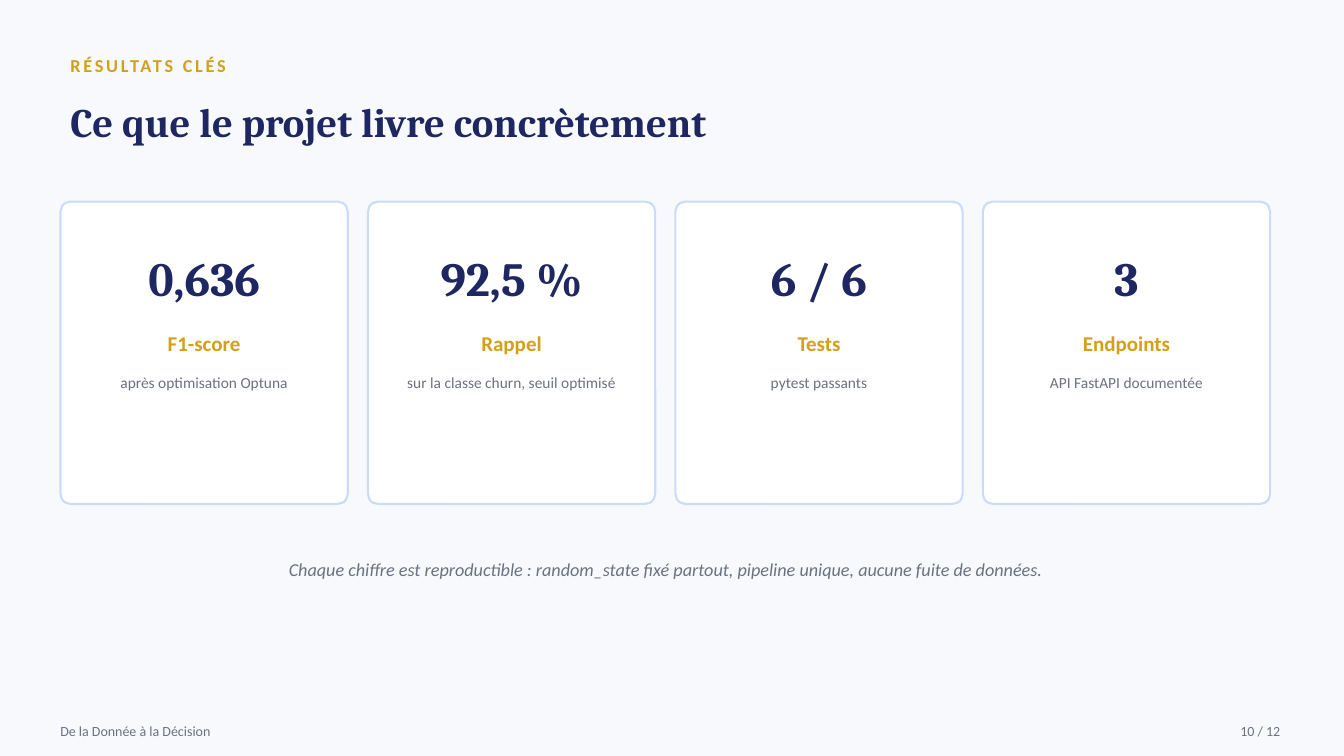
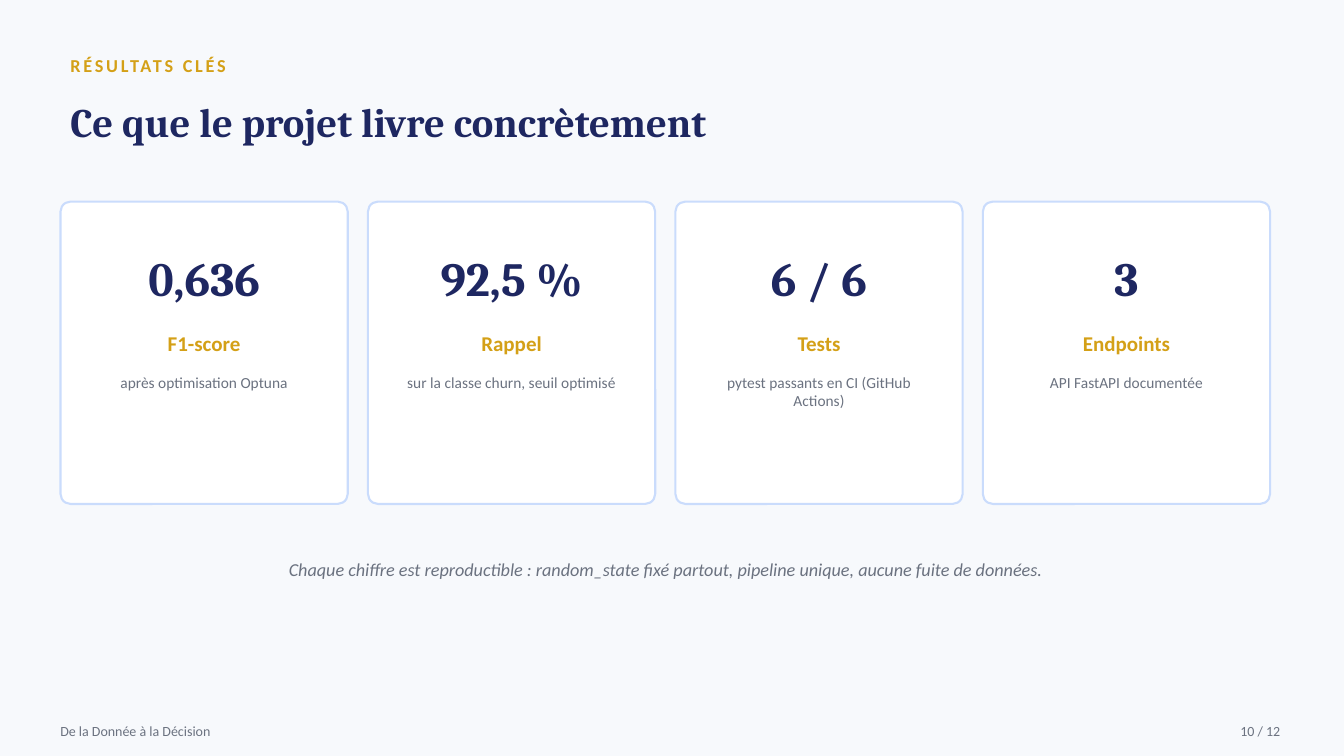
Before and after one commit to MOURTALLAGUEYE/de-la-donnee-a-la-decision, a slide deck: slide 10 of De_la_Donnee_a_la_Decision_Slides.pptx. Drawn at 1344x756 pixels with LibreOffice and Linux fonts; fonts in the diff are those of the drawing. Boxes give left, top, right and bottom in pixels: in the first picture for what was removed or moved away, otherwise in the second. Text is boxed around its words. In the diff, an @@ line names an element or a change of style, - is before the commit and + after.

```diff
--- a/De_la_Donnee_a_la_Decision_Slides.pptx
+++ b/De_la_Donnee_a_la_Decision_Slides.pptx
@@ text at [727,377,911,408]: text changed @@
-pytest passants
+pytest passants en CI (GitHub Actions)
```
Also in this commit, not shown: 1 other slide changed, 1 other file.
